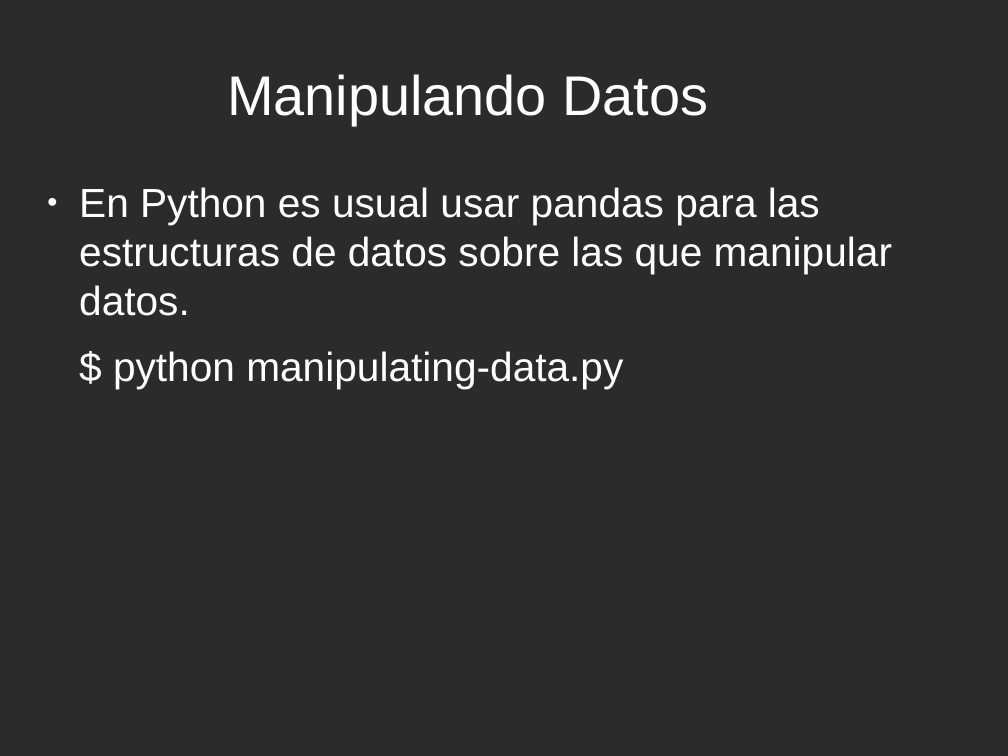
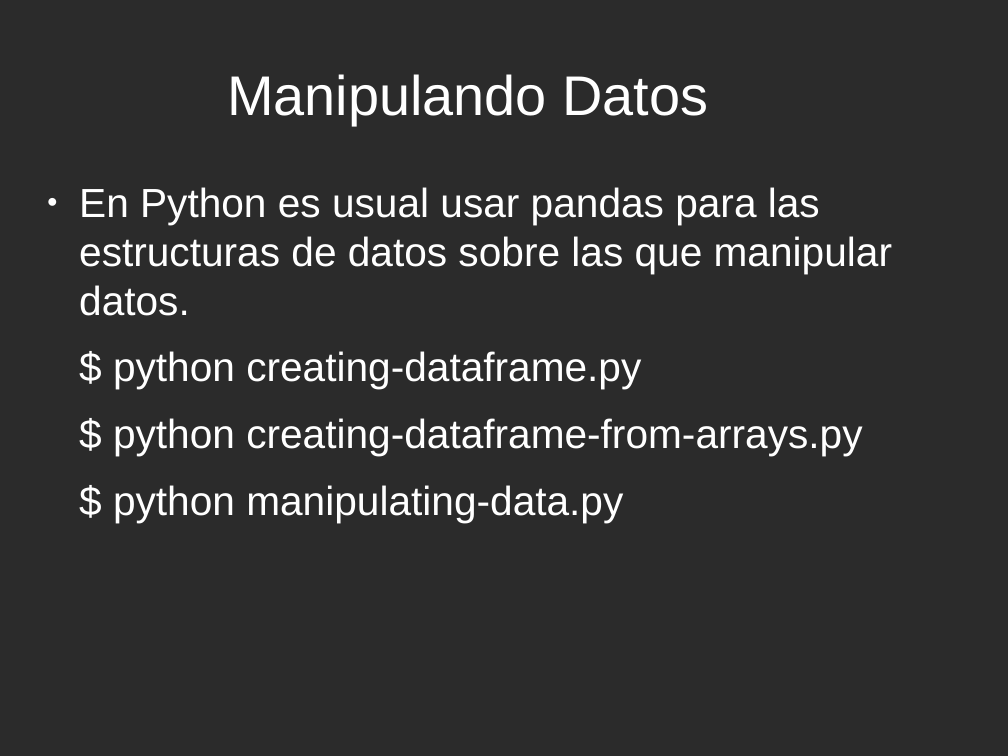
Before and after one commit to davidam/python-examples, a slide deck: slide 3 of presentations/python-r-statistics.odp. Drawn at 1008x756 pixels with LibreOffice and Linux fonts; fonts in the diff are those of the drawing; background and template pictures are left out; a plain dark background stands for a picture behind light text. Boxes give left, top, right and bottom in pixels: in the first picture for what was removed or moved away, otherwise in the second. Text is boxed around its words. In the diff, an @@ line names an element or a change of style, - is before the commit and + after.

Commit message:
python-r-statistics.odp: add conclusions

```diff
--- a/presentations/python-r-statistics.odp
+++ b/presentations/python-r-statistics.odp
@@ text at [113, 351, 862, 456]: paragraphs added @@
+$ python creating-dataframe.py
+$ python creating-dataframe-from-arrays.py
```
Also in this commit, not shown: 1 slide added, 1 slide removed.
